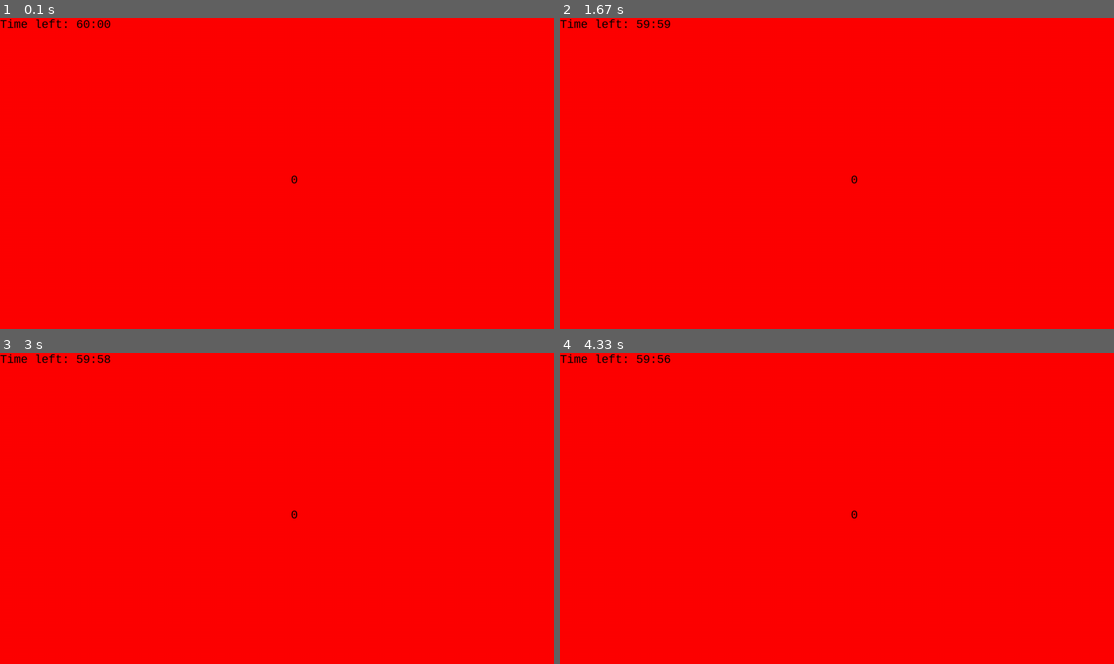
Above: before the commit, frames 1-4 (two rows, left to right).
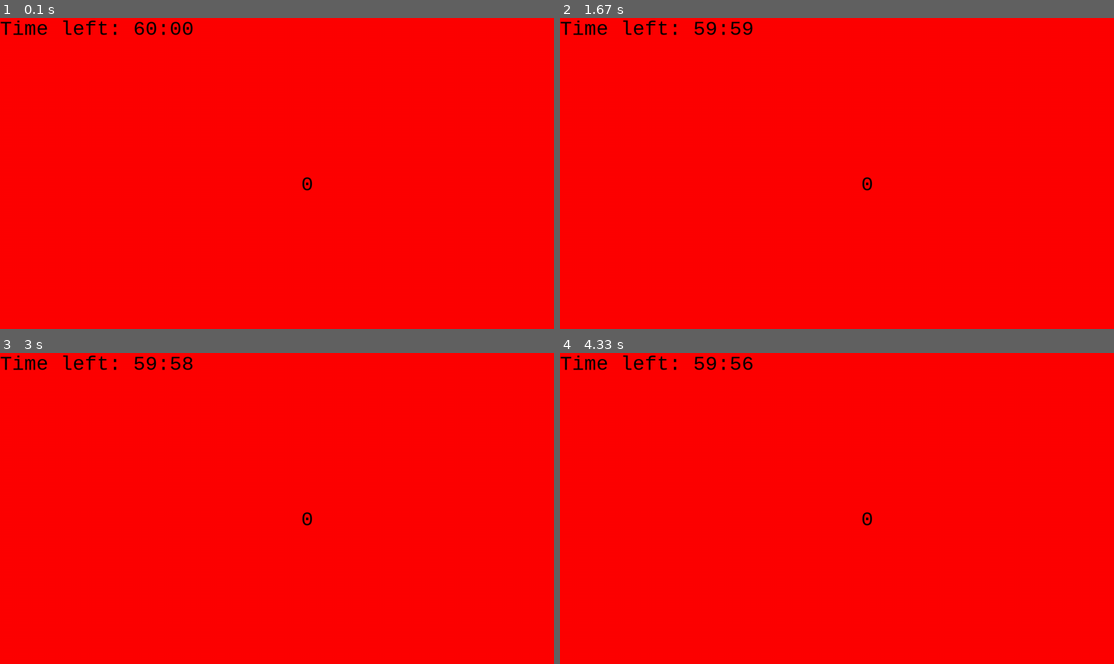
Above: after the commit, the same moments.

Repository: bobberg/EscapeRoom
Game: pygame game, started from main.py
Same seed, same stepped clock (60 frames per second), same inputs: the game is played once before the commit and once after it.
Inputs:
- Up to frame 1 (0.1 s): no input
- Up to frame 2 (1.67 s): type "ann" at 0.33 s; tap Enter at 0.67, 0.88 s; hold Right from 1.22 s (still down)
- Up to frame 3 (3 s): release Right at 1.68 s
- Up to frame 4 (4.33 s): no input

The runs differ from the first frame. In frame 1, 0.7% of the frame differs, in the area x 0-57%, y 0-56%; in frame 2, 0.7%; in frame 3, 0.7%; in frame 4, 0.7%.

Commit message:
Added handcuff code

Diff:
--- a/main.py
+++ b/main.py
@@ -44,8 +44,9 @@
 GREEN = (0, 255, 0)
 
 # Solution
-SECRET_CODE = "1234"
-URL = 'http://www.python.org/'
+SECRET_CODE = "5147"
+HANDCUFF_CODE = "0807"
+URL = 'https://www.locked-game.nl/test/form.html'
 
 # Settings for screen and initialisation.
 pygame.init()
@@ -58,7 +59,7 @@
 screen.fill(background_color)
 clock = pygame.time.Clock()
 pygame.time.set_timer(pygame.USEREVENT, 1000)
-font = pygame.font.SysFont('Consolas', 30)
+font = pygame.font.SysFont('Consolas', 50)
 
 textinput = pygame_textinput.TextInput()
 
@@ -76,6 +77,7 @@
 MINUTES_LEFT = 59
 SECONDS_LEFT = 4
 START_TIME = 3600
+INTERVAL = 15
 
 frame_count_code_timer = 0
 START_VALUE_FOR_COUNTER = 0
@@ -133,12 +135,12 @@
             time.sleep(5)
 
     for event in pygame.event.get():
-        if total_seconds % 15 == 0 and sound_played == False:
+        if total_seconds % INTERVAL == 0 and sound_played == False:
             playsound.playsound("beep.mp3")
             sound_played = True
 
-        elif total_seconds % 15 != 0:
-            # Reset variables for every 15 seconds
+        elif total_seconds % INTERVAL != 0:
+            # Reset variables for every INTERVAL seconds
             sound_played = False
             enter_pressed_once = False
 
@@ -149,7 +151,7 @@
             # counter = START_VALUE_FOR_COUNTER  # FOR TESTING PURPOSES OF CODE WINDOW
             if counter > 7:
                 # Display text in middle of screen
-                text = 'Input code:'.rjust(3)
+                text = 'Input code groen blauw rood zwart:'.rjust(3)
 
                 # TODO FOR 2 MINUTES, ELSE RESET COUNTER TO 0
                 playsound.playsound("input_code.wav")
@@ -162,7 +164,7 @@
                     # frame_count_code_timer += 1
                     # clock.tick(FRAME_RATE)
                     screenSize(0, 0, fullscreen=True)
-                    instructionLabel = makeLabel("Please enter code:", 40, 10,
+                    instructionLabel = makeLabel("Please enter code (Green Blue Red Black):", 40, 10,
                                                  10, "blue", "Agency FB",
                                                  "yellow")
                     showLabel(instructionLabel)
@@ -171,7 +173,17 @@
 
                     entry = textBoxInput(wordBox)
                     if entry == SECRET_CODE:
+                        text = str(HANDCUFF_CODE)
+                        background_color = GREEN
+                        screen.fill(background_color)
+                        font = pygame.font.SysFont('Consolas', 160)
+                        # For big font centering added -160 and -60
+                        screen.blit(
+                            font.render(text.rjust(3), True, (0, 0, 0)),
+                            (screen.get_width() // 2 - 160, screen.get_height() // 2 - 60))
                         # Open URL in new window, raising the window if possible. Also quit the pygame after the browser has opened.
+                        pygame.display.update()
+                        time.sleep(15)
                         webbrowser.open_new(URL)
                         pygame.quit()
                         quit()
@@ -186,14 +198,14 @@
                     counter = START_VALUE_FOR_COUNTER
 
             # If pressed enter (can be another button) counter is increased by 1
-            elif event.key == pygame.K_RETURN and total_seconds % 15 == 0 and counter <= 7:
+            elif event.key == pygame.K_RETURN and total_seconds % INTERVAL == 0 and counter <= 7:
                 print("enter pressed")
                 counter += 1
                 enter_pressed_once = False
                 text = str(counter)
 
             elif event.key == pygame.K_RETURN and enter_pressed_once == True:
-                # If pressed multiple times per every 15 seconds: Reset counter
+                # If pressed multiple times per every INTERVAL seconds: Reset counter
                 counter = 0
                 text = str(counter)
                 background_color = RED
@@ -203,7 +215,7 @@
                     (screen.get_width() // 2, screen.get_height() // 2))
 
             else:
-                # If not pressed every 15 seconds: Reset counter
+                # If not pressed every INTERVAL seconds: Reset counter
                 counter = 0
                 text = str(counter)
                 background_color = RED
